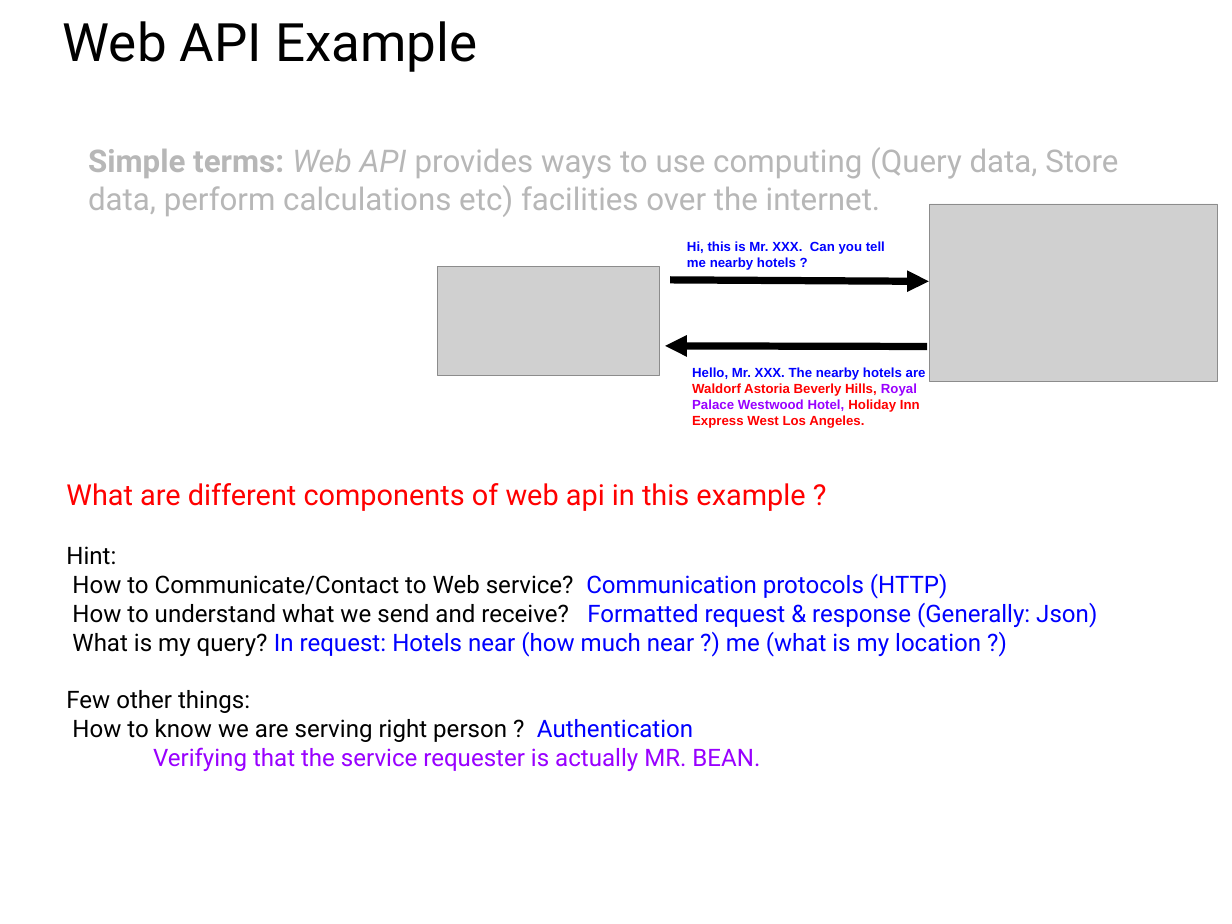
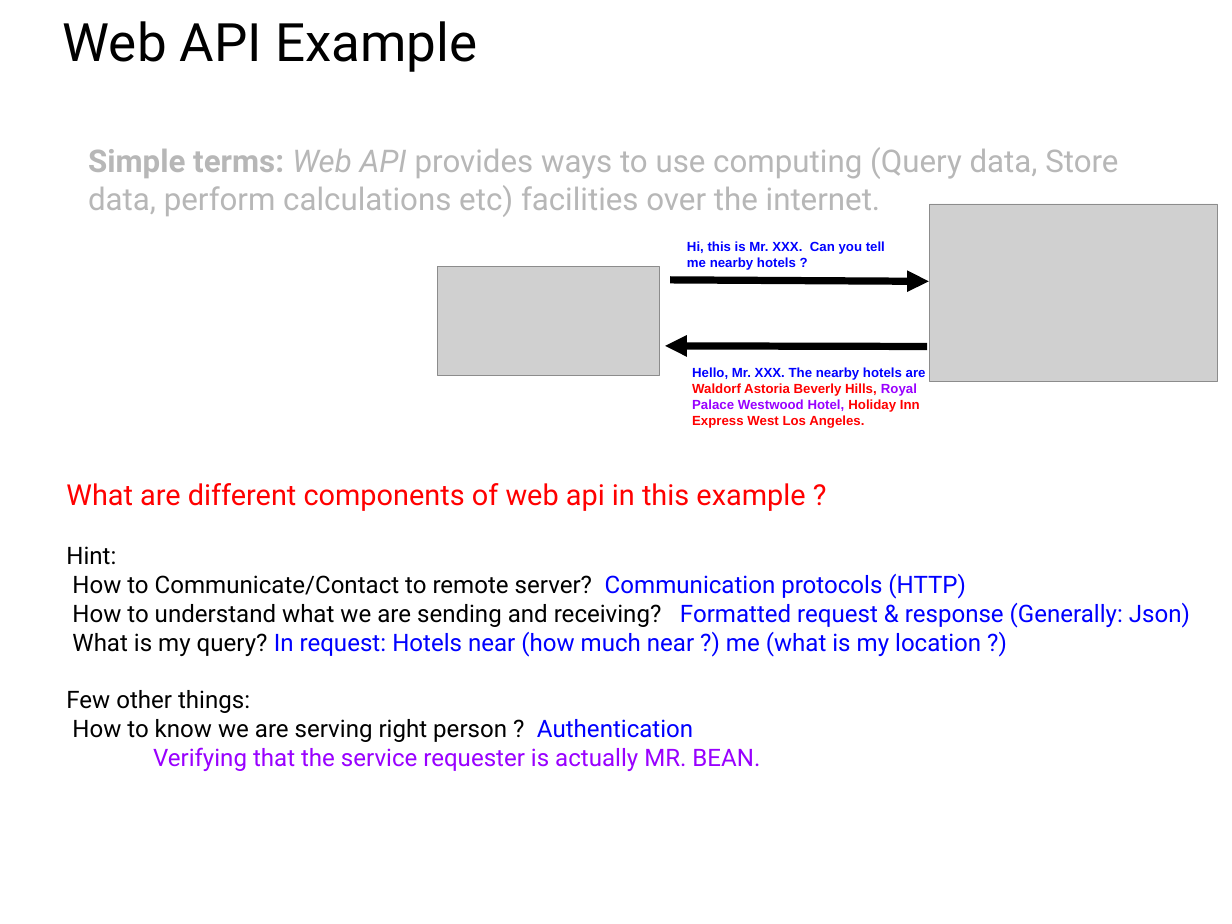
Before and after one commit to UCLA-LACC-2020/M4-Programming_Web_and_Databases, a slide deck: slide 5 of Web API_Databases_LACC2020.pptx. Drawn at 1232x924 pixels with LibreOffice and Linux fonts; fonts in the diff are those of the drawing; grey boxes stand for pictures. Boxes give left, top, right and bottom in pixels: in the first picture for what was removed or moved away, otherwise in the second. Text is boxed around its words. In the diff, an @@ line names an element or a change of style, - is before the commit and + after.

```diff
--- a/Web API_Databases_LACC2020.pptx
+++ b/Web API_Databases_LACC2020.pptx
@@ text at (66,546,1190,657): text changed @@
-Hint:
-How to Communicate/Contact to Web service? Communication protocols (HTTP)
-How to understand what we send and receive? Formatted request & response (Generally: Json)
-What is my query? In request: Hotels near (how much near ?) me (what is my location ?)
+Hint:
+How to Communicate/Contact to remote server? Communication protocols (HTTP)
+How to understand what we are sending and receiving? Formatted request & response (Generally: Json)
+What is my query? In request: Hotels near (how much near ?) me (what is my location ?)
```
Also in this commit, not shown: 2 other slides changed.
